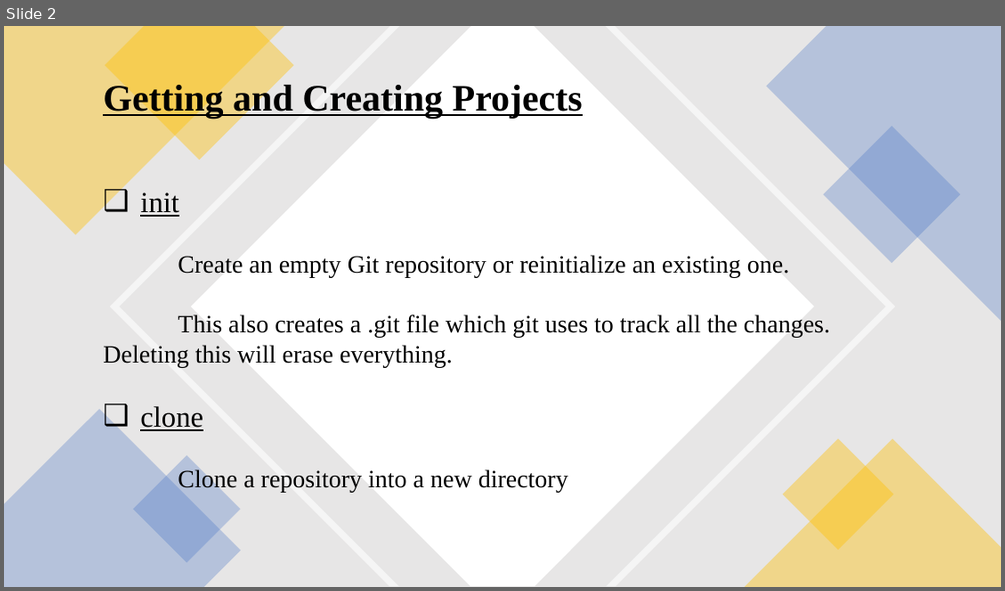
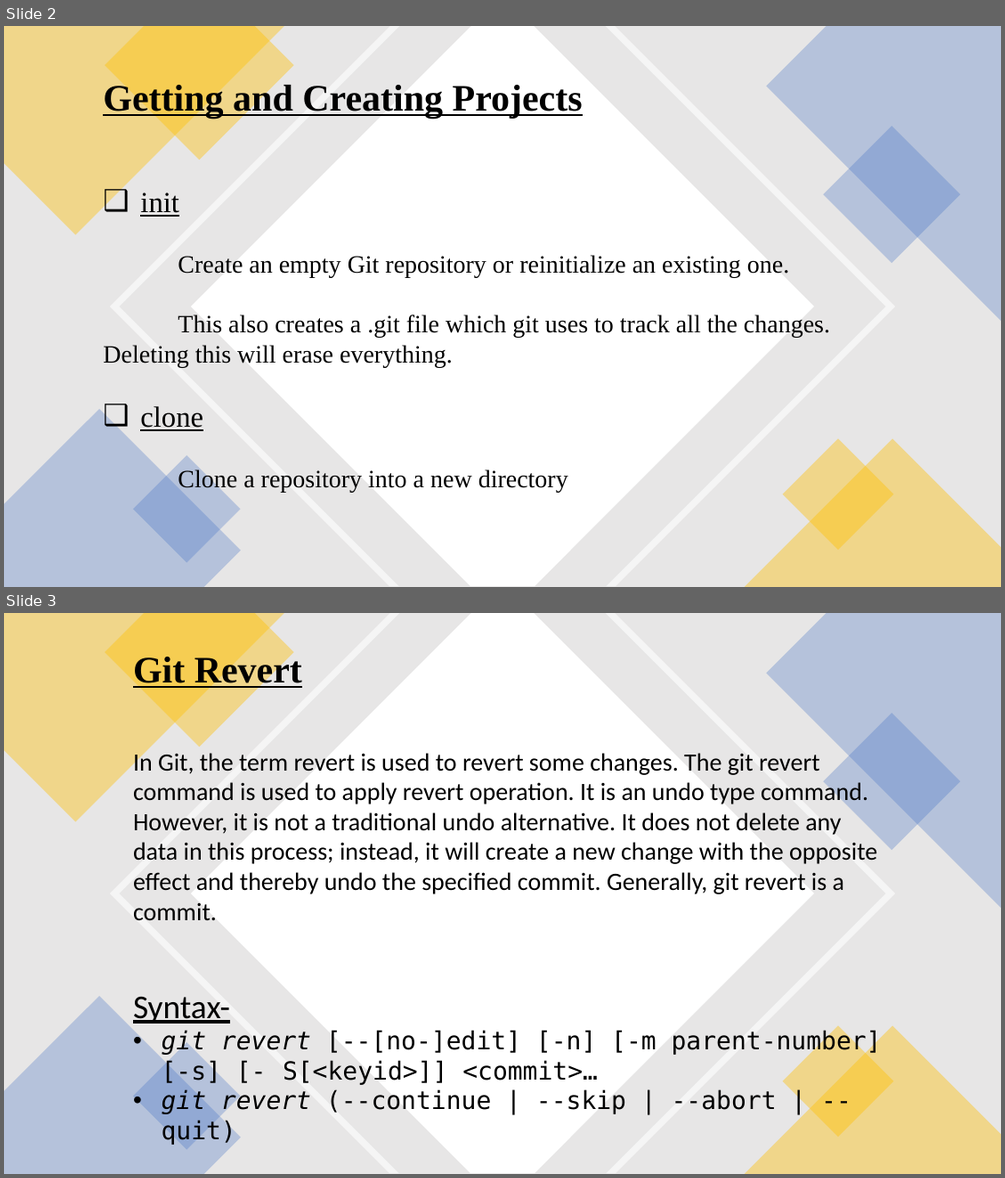
Before and after one commit to MeenakshiGoyal/1472_Git_assignment, a slide deck: Revert.pptx. Shown one above the other, each under a label of ours: slide 2 before the commit, slides 2 and 3 after it. The pictures are 1005x591 and 1005x1178 pixels, drawn with LibreOffice and Linux fonts; fonts in the diff are those of the drawing. Boxes give left, top, right and bottom in pixels: in the first picture for what was removed or moved away, otherwise in the second. Text is boxed around its words. In the diff, an @@ line names an element or a change of style, - is before the commit and + after.

Commit message:
Ppt Modified by Meenakshi Goyal 1472

```diff
--- a/Revert.pptx
+++ b/Revert.pptx
@@ slide 3 added at [4, 613, 1001, 1174], background #FFFFFF @@
@@ rectangle added at [4, 613, 1001, 1174], fill #E7E6E6 @@
@@ freeform shape added at [4, 613, 284, 821], fill #FFC000 at 40% opacity @@
@@ freeform shape added at [105, 613, 294, 747], fill #FFC000 at 40% opacity @@
@@ freeform shape added at [110, 613, 895, 1174], fill #FFFFFF at 60% opacity @@
@@ freeform shape added at [191, 613, 814, 1174], fill #FFFFFF @@
@@ freeform shape added at [766, 613, 1001, 908], fill #4472C4 at 30% opacity @@
@@ text added at [133, 653, 302, 690], 36 pt, text #000000, bold, underline @@
+Git Revert
@@ rectangle added at [823, 713, 961, 850], fill #4472C4 at 30% opacity @@
@@ text added at [133, 749, 882, 1145], 24 pt, text #000000 @@
+In Git, the term revert is used to revert some changes. The git revert command is used to apply revert operation. It is an undo type command. However, it is not a traditional undo alternative. It does not delete any data in this process; instead, it will create a new change with the opposite effect and thereby undo the specified commit. Generally, git revert is a commit.
+Syntax-
+• git revert [--[no-]edit] [-n] [-m parent-number] [-s] [- S[<keyid>]] <commit>…
+• git revert (--continue | --skip | --abort | --quit)
@@ freeform shape added at [4, 997, 241, 1174], fill #4472C4 at 30% opacity @@
@@ freeform shape added at [744, 1026, 1001, 1174], fill #FFC000 at 40% opacity @@
@@ rectangle added at [783, 1025, 894, 1136], fill #FFC000 at 40% opacity @@
@@ rectangle added at [133, 1042, 241, 1150], fill #4472C4 at 30% opacity @@
```
